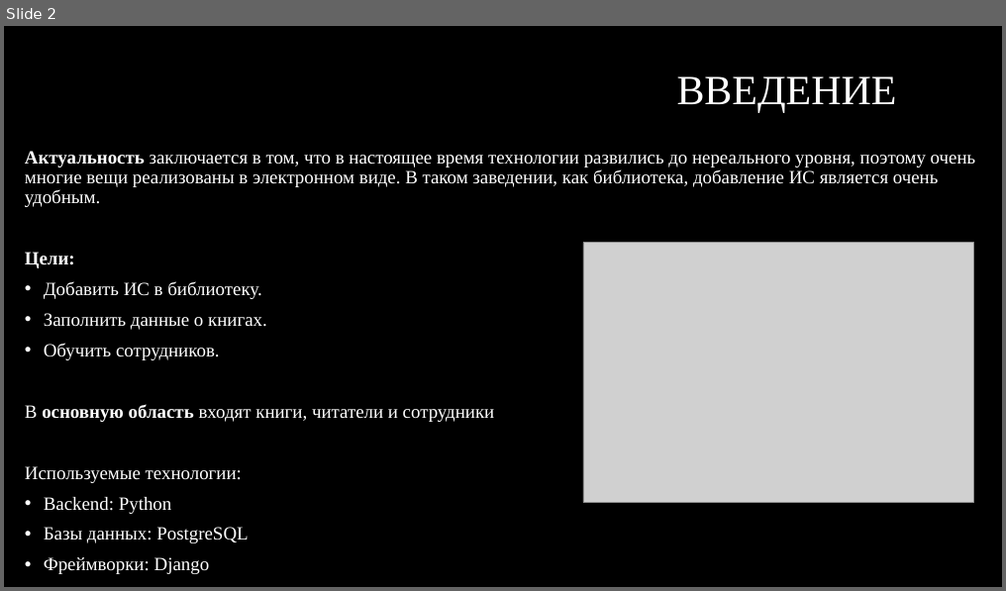
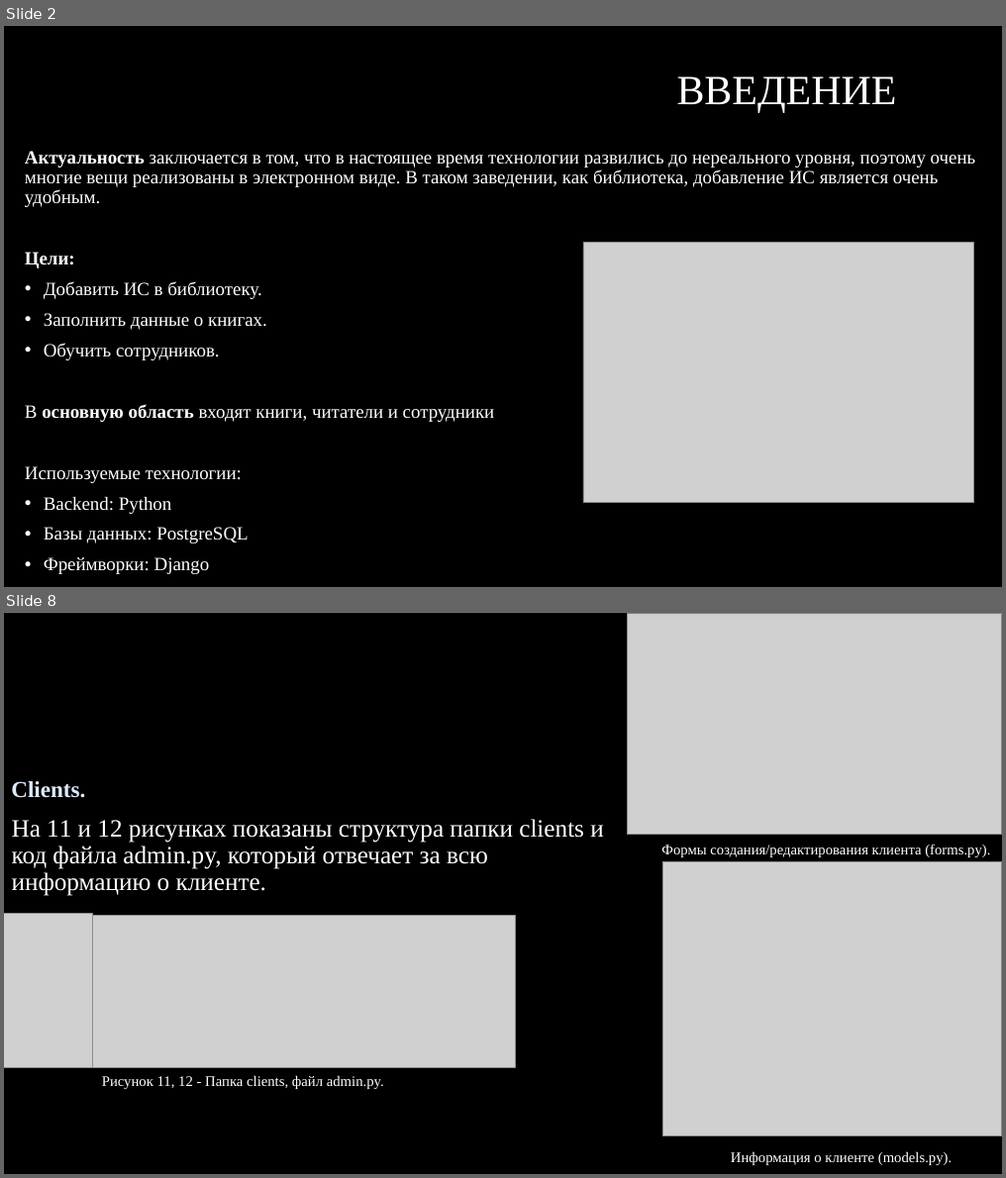
Before and after one commit to n1lhsss/YP04, a slide deck: Презентация Microsoft PowerPoint.pptx. Shown one above the other, each under a label of ours: slide 2 before the commit, slides 2 and 8 after it; the slides between them are not shown. The pictures are 1006x591 and 1006x1178 pixels, drawn with LibreOffice and Linux fonts; fonts in the diff are those of the drawing; grey boxes stand for pictures; background and template pictures are left out. Boxes give left, top, right and bottom in pixels: in the first picture for what was removed or moved away, otherwise in the second. Text is boxed around its words. In the diff, an @@ line names an element or a change of style, - is before the commit and + after.

```diff
--- a/Презентация Microsoft PowerPoint.pptx
+++ b/Презентация Microsoft PowerPoint.pptx
@@ slide 8 added at box(4, 613, 1002, 1174), background #000000 @@
@@ picture added at box(628, 613, 1002, 834) @@
@@ text added at box(11, 781, 85, 798), 22 pt, text #DEE9F9, bold @@
+Clients.
@@ text added at box(12, 819, 603, 896), 24 pt, text #FFFFFF @@
+На 11 и 12 рисунках показаны структура папки clients и код файла admin.py, который отвечает за всю информацию о клиенте.
@@ text added at box(661, 844, 990, 858), 14 pt, text #FFFFFF @@
+Формы создания/редактирования клиента (forms.py).
@@ picture added at box(662, 861, 1002, 1137) @@
@@ picture added at box(4, 914, 92, 1068) @@
@@ picture added at box(92, 916, 515, 1068) @@
@@ text added at box(102, 1075, 384, 1089), 14 pt, text #FFFFFF @@
+Рисунок 11, 12 - Папка clients, файл admin.py.
@@ text added at box(731, 1152, 951, 1165), 14 pt, text #FFFFFF @@
+Информация о клиенте (models.py).
```
Also in this commit, not shown: 8 slides changed, 3 other slides added, 2 other files.
